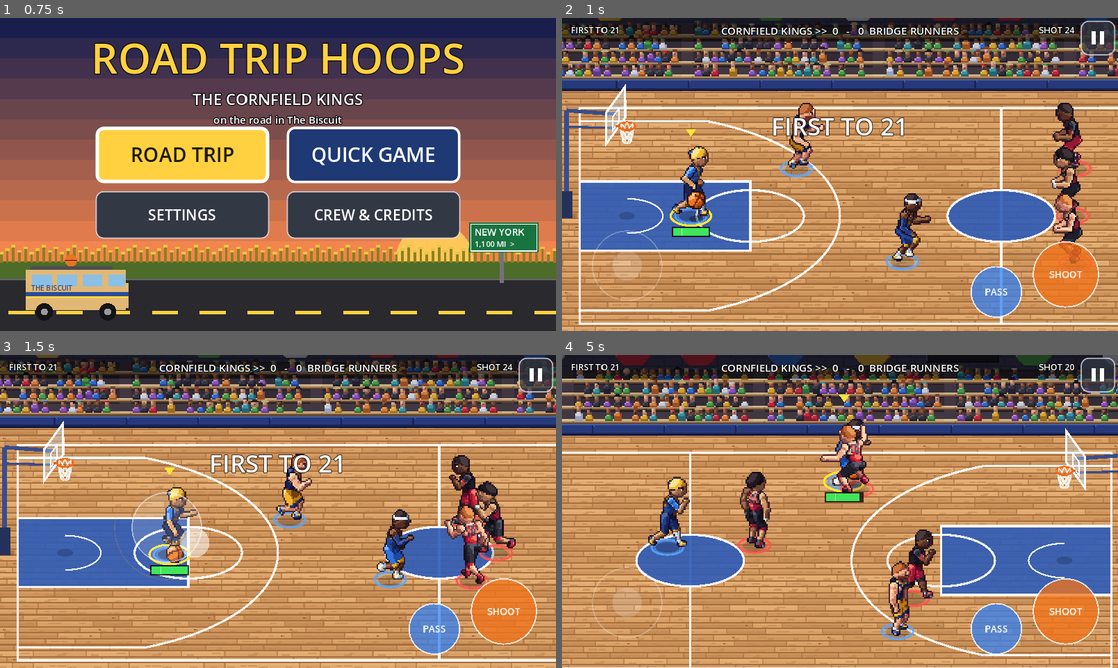
Above: before the commit, frames 1-4 (two rows, left to right).
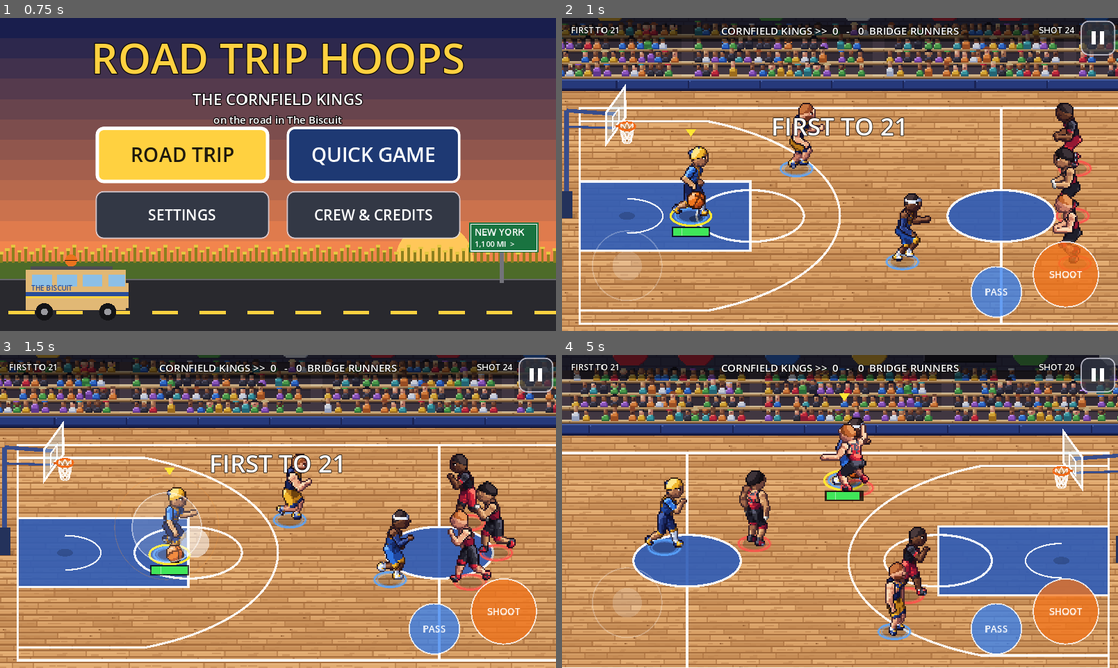
Above: after the commit, the same moments.

Repository: Kirmalo/road-trip-hoops
Game: Godot game, scene res://main.tscn
Two runs of this game, one before a commit and one after it. Both use one fixed random seed, a clock stepped at 60 frames per second and the inputs below.
Inputs (mouse positions are in pixels of both pictures, inside the frame that each line leads up to):
- Up to frame 1 (0.75 s): tap Enter at 0.5, 0.6 s; move the mouse to (400, 158) at 0.52 s; hold D from 0.53 s (still down); click (400, 158) at 0.67 s
- Up to frame 2 (1 s): keep holding D; tap Space at 0.77 s
- Up to frame 3 (1.5 s): release D at 1.25 s; drag from (166, 527) to (250, 574) at 1.27 s
- Up to frame 4 (5 s): move the mouse to (895, 442) at 2.02 s; hold D 2.03-2.75 s; tap Backspace at 2.1 s; drag from (812, 574) to (673, 464) at 2.77 s; move the mouse to (1006, 558) at 3.52 s; hold A 3.53-4.25 s; tap K at 3.6 s; tap Space at 3.77 s; drag from (673, 464) to (756, 433) at 4.27 s

Frame 1 is identical in both runs. In frame 2, 0.2% of the frame differs, in the area x 88-96%, y 27-79%; in frame 3, 1.5%; in frame 4, 21%, in the area x 0-100%, y 0-100%.

Commit message:
Quick Game: the opponent crew plays its road-trip style; Vision: tuning check-in answers
Co-Authored-By: Claude Opus 5.5 <noreply@anthropic.com>
Claude-Session: https://claude.ai/code/session_01K8WPuYbTD1xrCASynmgFd3

Diff:
--- a/scripts/difficulty.gd
+++ b/scripts/difficulty.gd
@@ -108,7 +108,8 @@
 # multiplies CPU tendency keys (Ratings.STYLES) after the level rule, for CPU_TEAM only. Quick Game (Flow.match
 # empty) has neither, so value() returns exactly what it did before.
 # (`match` is a GDScript keyword: always written Flow.match, with the dot.)
-const STYLE_TEAM := CPU_TEAM          # the only team a play style changes (board: "Play style (team 1 only)")
+const STYLE_TEAM := CPU_TEAM
+static var quick_styles: Array = []   # Quick Game: [blue style, red style] of the picked crews ("" = none)          # the only team a play style changes (board: "Play style (team 1 only)")
 
 # The level's value for `key`, given today's (Hard) value. Hard, and the human's team on any level, get hard_value;
 # then team 1's play style (if any) multiplies it.
@@ -144,7 +145,8 @@
 static func team_style(team: int) -> String:
 	var m: Dictionary = Flow.match
 	if m.is_empty():
-		return ""
+		# Quick Game: the picked crews' road-trip styles (owner, Phase 6 tuning check-in); set by main.gd
+		return str(quick_styles[team]) if team >= 0 and team < quick_styles.size() else ""
 	var teams: Array = m.get("teams", [])
 	if team < 0 or team >= teams.size() or not (teams[team] is Dictionary):
 		return ""
--- a/scripts/main.gd
+++ b/scripts/main.gd
@@ -497,6 +497,7 @@
 
 func _apply_quick_teams() -> void:
 	quick_teams = []
+	MenuScript.Difficulty.quick_styles = []
 	if Flow.in_trip() or not ResourceLoader.exists(TRIP_PATH):
 		return
 	var trip: GDScript = load(TRIP_PATH) as GDScript
@@ -513,6 +514,7 @@
 	quick_teams = built
 	for t in 2:
 		TEAM_NAMES[t] = str((built[t] as Dictionary).get("name", TEAM_NAMES[t]))
+		MenuScript.Difficulty.quick_styles.append(str((built[t] as Dictionary).get("style", "")))
 	if autoplay or humantest:
 		var lines: Array = []
 		for t in 2:
@@ -522,7 +524,8 @@
 				ps.append("%s %d/%d/%d/%d/%d" % [str(p.get("name", "")), int(r.get("speed", 0)), int(r.get("shooting", 0)),
 						int(r.get("finishing", 0)), int(r.get("defense", 0)), int(r.get("stamina", 0))])
 			lines.append("%s (%s)" % [TEAM_NAMES[t], ", ".join(PackedStringArray(ps))])
-		print("QUICK TEAMS %s vs %s | spd/sht/fin/def/sta" % [lines[0], lines[1]])
+		print("QUICK TEAMS %s vs %s | spd/sht/fin/def/sta | RED style %s" % [lines[0], lines[1],
+				MenuScript.Difficulty.team_style(1) if MenuScript.Difficulty.team_style(1) != "" else "-"])
 
 # the top bar shows crew names (smaller font): a trip game, or a Quick Game with its crews
 func _crew_names() -> bool:
Not shown, changed: CLAUDE.md
Not shown, changed: docs/VISION.md
